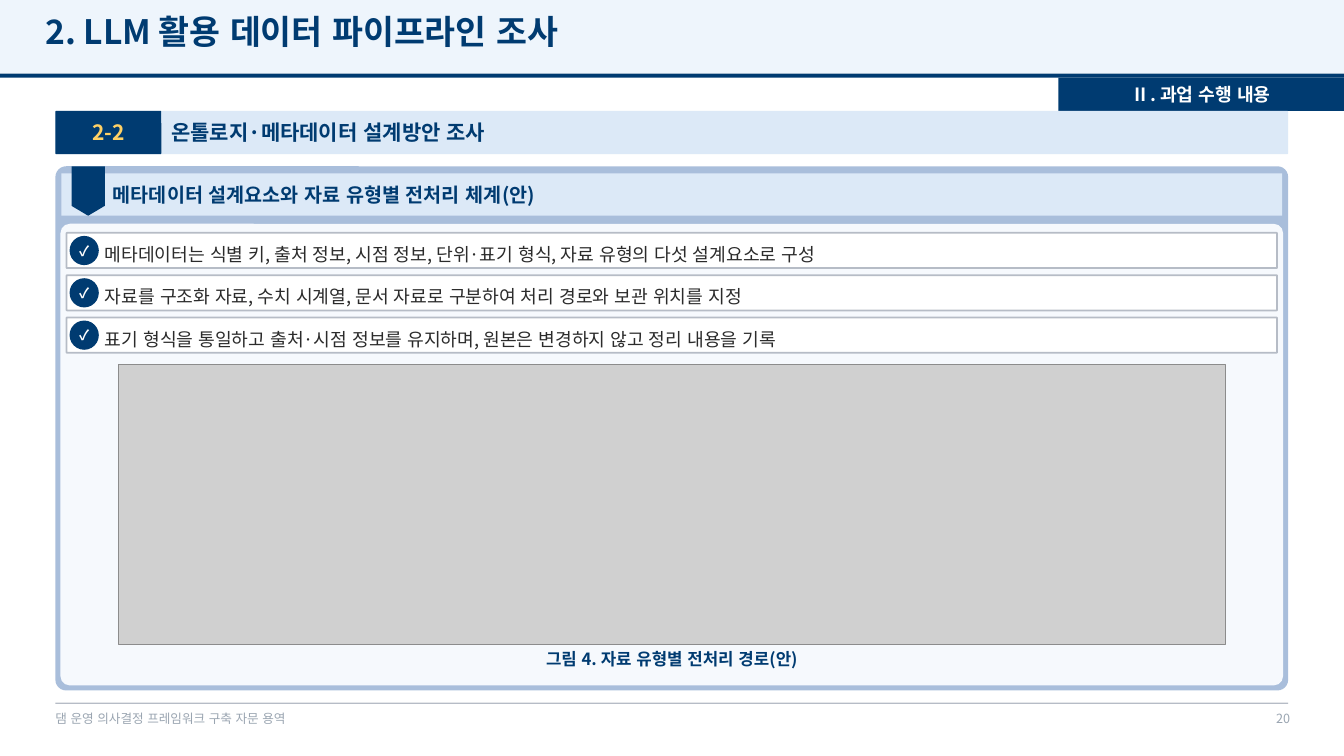
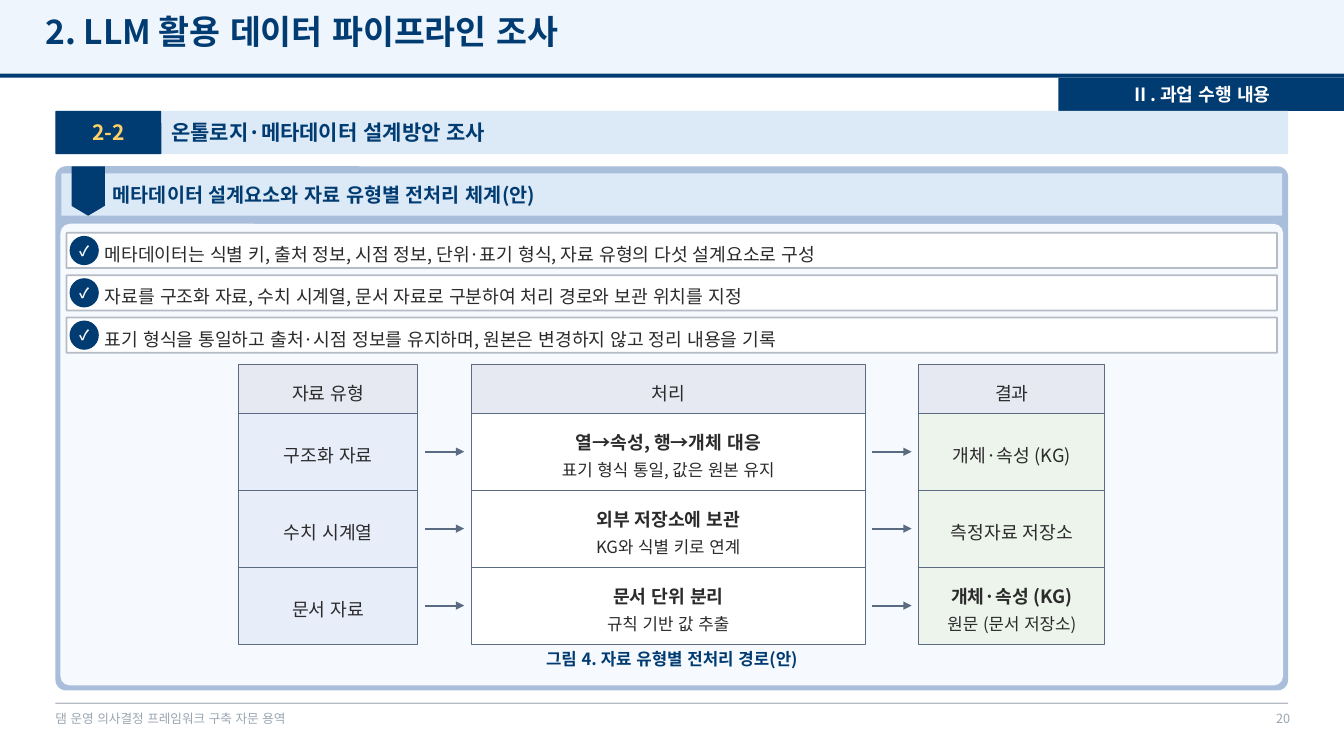
Before and after one commit to mkm1119/KGRAG-LLM, a slide deck: slide 20 of project_khnp/2026.12.09_최종보고회_발표자료_초안.pptx. Drawn at 1344x756 pixels with LibreOffice and Linux fonts; fonts in the diff are those of the drawing; grey boxes stand for pictures; background and template pictures are left out. Boxes give left, top, right and bottom in pixels: in the first picture for what was removed or moved away, otherwise in the second. Text is boxed around its words. In the diff, an @@ line names an element or a change of style, - is before the commit and + after.

```diff
--- a/project_khnp/2026.12.09_최종보고회_발표자료_초안.pptx
+++ b/project_khnp/2026.12.09_최종보고회_발표자료_초안.pptx
@@ picture removed at [118,365,1225,644] @@
@@ rectangle added at [239,365,418,413], fill #E6E9F2, outline #5B6B82 0.75 pt @@
@@ text added at [292,384,364,402], 13 pt, text #2B2B2B @@
+자료 유형
@@ rectangle added at [472,365,866,413], fill #E6E9F2, outline #5B6B82 0.75 pt @@
@@ text added at [652,385,685,402], 13 pt, text #2B2B2B @@
+처리
@@ rectangle added at [920,365,1106,413], fill #E6E9F2, outline #5B6B82 0.75 pt @@
@@ text added at [995,385,1028,402], 13 pt, text #2B2B2B @@
+결과
@@ rectangle added at [239,413,418,490], fill #E8EDFA, outline #5B6B82 0.75 pt @@
@@ rectangle added at [472,413,866,490], fill #FFFFFF, outline #5B6B82 0.75 pt @@
@@ rectangle added at [920,413,1106,490], fill #EDF4EC, outline #5B6B82 0.75 pt @@
@@ text added at [284,447,372,464], 13 pt, text #2B2B2B @@
+구조화 자료
@@ text added at [562,433,775,479], 12 pt, text #2B2B2B @@
+열→속성, 행→개체 대응
+표기 형식 통일, 값은 원본 유지
@@ text added at [953,447,1071,466], 13 pt, text #2B2B2B @@
+개체·속성 (KG)
@@ arrow added from (424, 452) to (465, 452), #5B6B82 1.5 pt @@
@@ arrow added from (872, 452) to (911, 452), #5B6B82 1.5 pt @@
@@ rectangle added at [239,490,418,567], fill #E8EDFA, outline #5B6B82 0.75 pt @@
@@ rectangle added at [472,490,866,567], fill #FFFFFF, outline #5B6B82 0.75 pt @@
@@ rectangle added at [920,490,1106,567], fill #EDF4EC, outline #5B6B82 0.75 pt @@
@@ text added at [284,524,372,541], 13 pt, text #2B2B2B @@
+수치 시계열
@@ arrow added from (424, 528) to (465, 528), #5B6B82 1.5 pt @@
@@ text added at [596,510,740,555], 12 pt, text #2B2B2B @@
+외부 저장소에 보관
+KG와 식별 키로 연계
@@ arrow added from (872, 528) to (911, 528), #5B6B82 1.5 pt @@
@@ text added at [951,524,1073,541], 13 pt, text #2B2B2B @@
+측정자료 저장소
@@ rectangle added at [239,568,418,644], fill #E8EDFA, outline #5B6B82 0.75 pt @@
@@ rectangle added at [472,568,866,644], fill #FFFFFF, outline #5B6B82 0.75 pt @@
@@ rectangle added at [920,568,1106,644], fill #EDF4EC, outline #5B6B82 0.75 pt @@
@@ text added at [607,587,729,632], 12 pt, text #2B2B2B @@
+문서 단위 분리
+규칙 기반 값 추출
@@ text added at [947,587,1076,633], 13 pt, text #2B2B2B, bold @@
+개체·속성 (KG)
+원문 (문서 저장소)
@@ text added at [292,601,364,618], 13 pt, text #2B2B2B @@
+문서 자료
@@ arrow added from (424, 606) to (465, 606), #5B6B82 1.5 pt @@
@@ arrow added from (872, 606) to (911, 606), #5B6B82 1.5 pt @@
```
Also in this commit, not shown: 12 other slides changed, 1 slide added, 2 other files.
